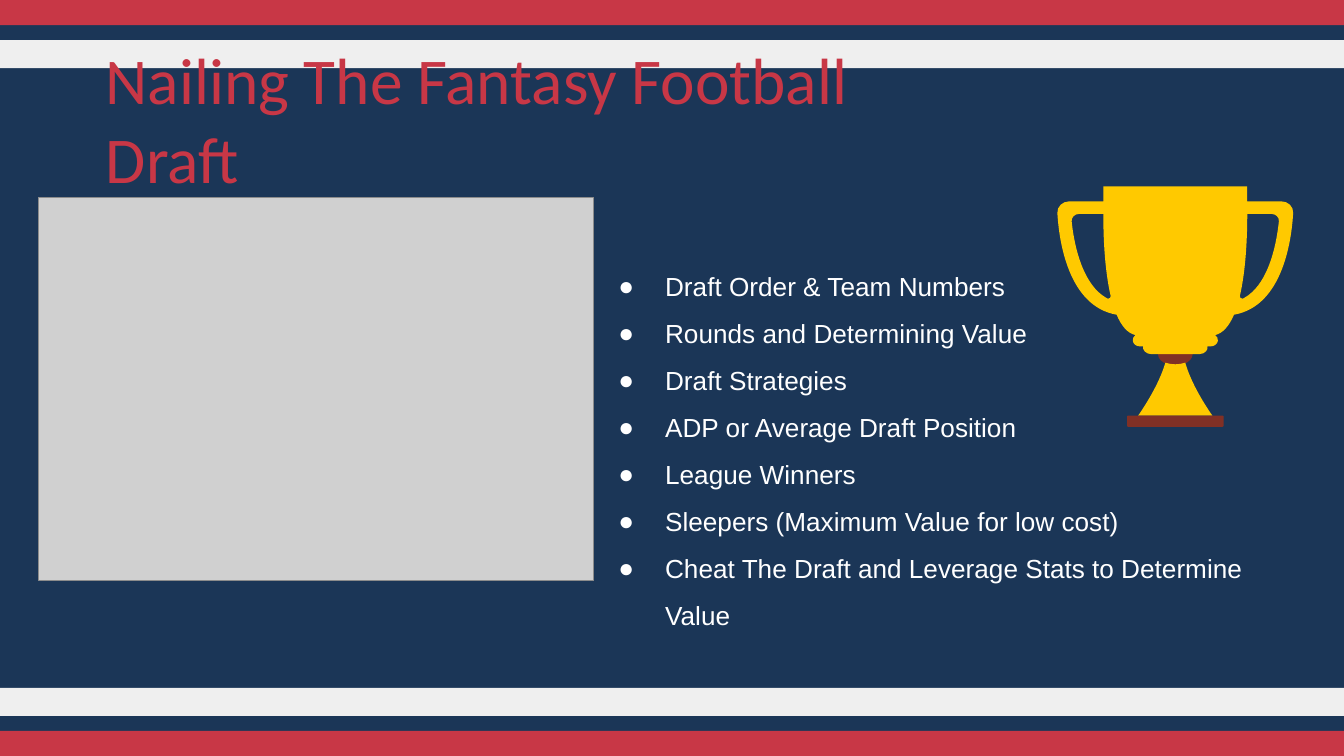
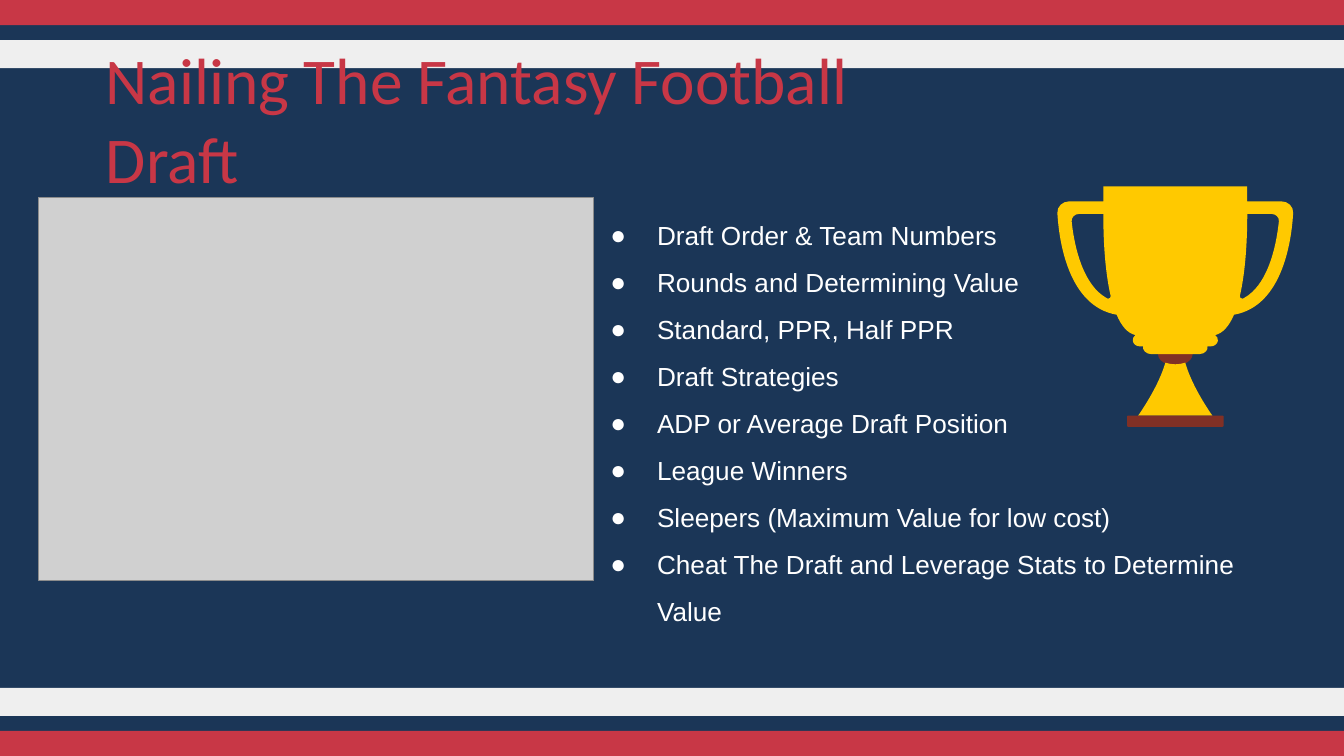
Before and after one commit to JessePRN/FantasyFootballAIAssist, a slide deck: slide 4 of Ronnie/FantasyAnalyticsPredict.pptx. Drawn at 1344x756 pixels with LibreOffice and Linux fonts; fonts in the diff are those of the drawing; grey boxes stand for pictures. Boxes give left, top, right and bottom in pixels: in the first picture for what was removed or moved away, otherwise in the second. Text is boxed around its words. In the diff, an @@ line names an element or a change of style, - is before the commit and + after.

```diff
--- a/Ronnie/FantasyAnalyticsPredict.pptx
+++ b/Ronnie/FantasyAnalyticsPredict.pptx
@@ text "Draft Order & Team Numbers": place and size @@
-text "Draft Order & Team Numbers" at <box>665,277,1242,584</box>
+text "Draft Order & Team Numbers" at <box>657,226,1234,622</box>
@@ text at <box>657,320,954,343</box>: paragraph added @@
+● Standard, PPR, Half PPR
```
Also in this commit, not shown: 5 other slides changed.
